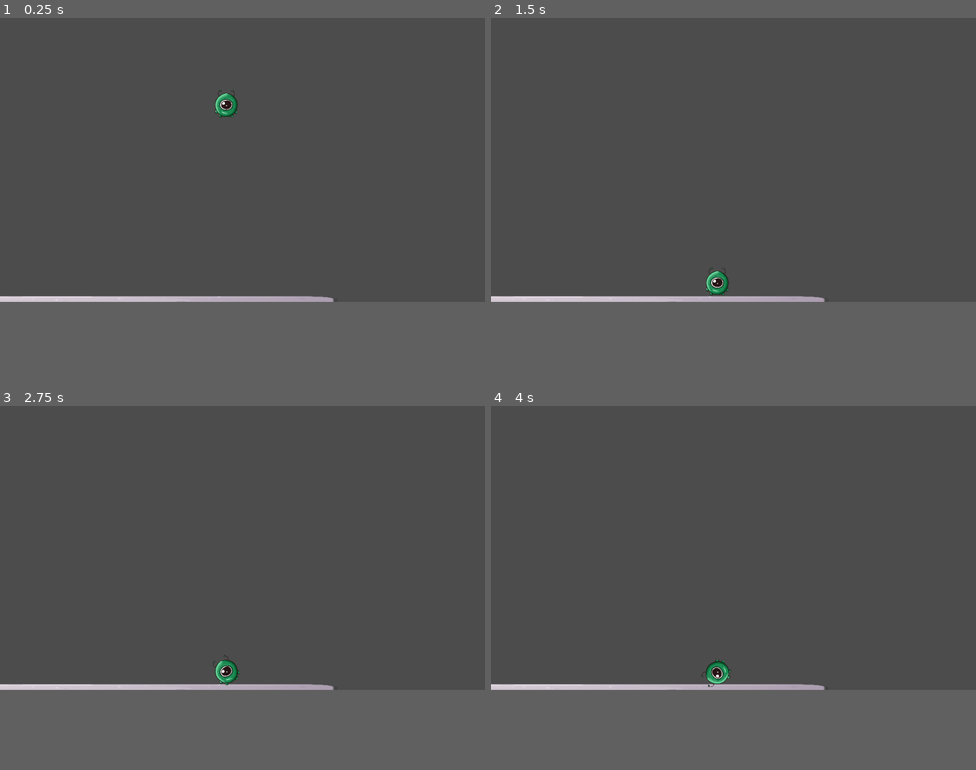
Above: before the commit, frames 1-4 (two rows, left to right).
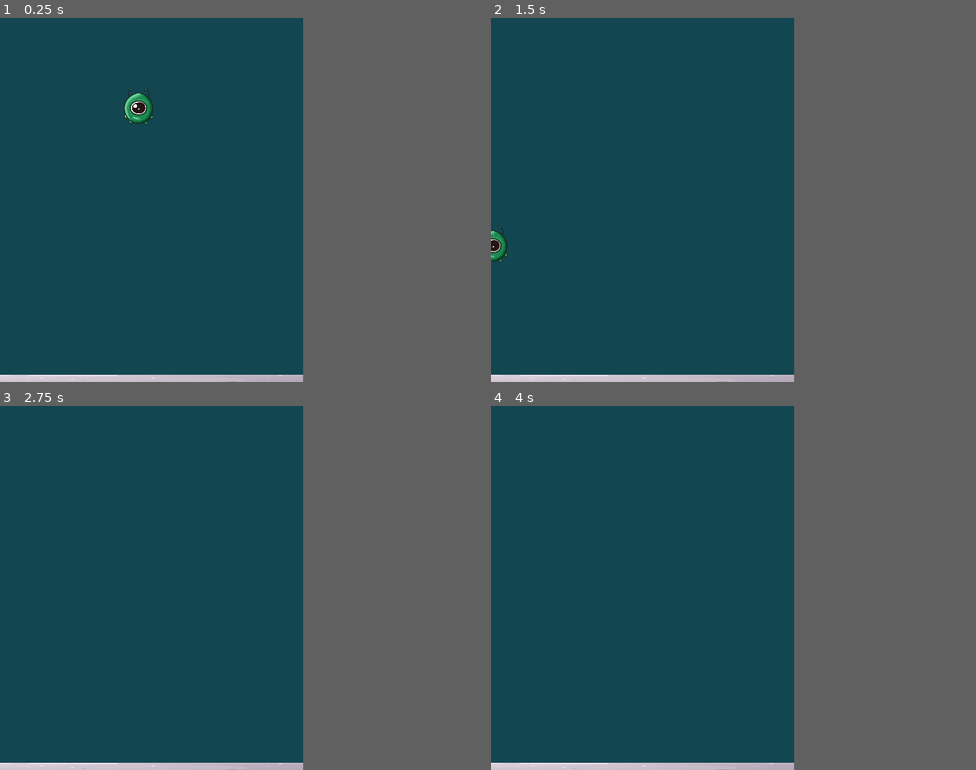
Above: after the commit, the same moments.

Repository: JU-2094/SimpleGame
Game: Godot game, scene res://scenes/Game.tscn
Same seed, same stepped clock (60 frames per second), same inputs: the game is played once before the commit and once after it. The project has no main scene, so this scene is started directly.
Inputs (mouse positions are in pixels of both pictures, inside the frame that each line leads up to):
- Up to frame 1 (0.25 s): no input
- Up to frame 2 (1.5 s): move the mouse to (718, 123) at 0.52 s; click (718, 123) at 0.67 s; move the mouse to (636, 174) at 1.27 s; click (636, 174) at 1.42 s
- Up to frame 3 (2.75 s): tap Enter at 2 s; move the mouse to (291, 486) at 2.02 s; click (291, 486) at 2.17 s
- Up to frame 4 (4 s): move the mouse to (709, 606) at 2.77 s; click (709, 606) at 2.92 s; move the mouse to (879, 591) at 3.52 s; click (879, 591) at 3.67 s
In our replay, the window is 800x468 before the commit and 500x600 after it. These sizes can differ from the game's own. Grey fills any space a smaller window leaves; there, only what the larger window draws over its background counts as a difference.

The runs differ from the first frame. In frame 1, 50% of the frame differs, in the area x 0-69%, y 0-100%; in frame 2, 50%; in frame 3, 50%; in frame 4, 50%.

Commit message:
platform

Diff:
--- a/project.godot
+++ b/project.godot
@@ -18,6 +18,12 @@
 config/name="SimpleGame"
 config/icon="res://icon.png"
 
+[display]
+
+window/size/width=500
+window/size/resizable=false
+
 [rendering]
 
+environment/default_clear_color=Color( 0.0745098, 0.278431, 0.321569, 1 )
 environment/default_environment="res://default_env.tres"
--- a/scenes/Game.tscn
+++ b/scenes/Game.tscn
@@ -6,18 +6,12 @@
 [node name="Node2D" type="Node2D"]
 script = ExtResource( 1 )
 
-[node name="ReferenceRect" type="ReferenceRect" parent="."]
-margin_left = 217.0
-margin_top = -97.0
-margin_right = 633.0
-margin_bottom = 680.0
-
-[node name="Position2D" type="Position2D" parent="ReferenceRect"]
-position = Vector2( 198.728, -1.43198 )
-
-[node name="TouchScreenButton" type="TouchScreenButton" parent="ReferenceRect"]
-position = Vector2( 190.524, 713.297 )
-
 [node name="Platform" parent="." instance=ExtResource( 2 )]
 position = Vector2( 244.625, 605.817 )
 scale = Vector2( 2.33756, 0.197863 )
+collision_layer = 1
+collision_mask = 2
+
+[node name="ParallaxBackground" type="ParallaxBackground" parent="."]
+
+[node name="ParallaxLayer" type="ParallaxLayer" parent="ParallaxBackground"]
--- a/scenes/Monster.tscn
+++ b/scenes/Monster.tscn
@@ -4,10 +4,10 @@
 [ext_resource path="res://assets/PNG/11.png" type="Texture" id=2]
 
 [sub_resource type="CircleShape2D" id=1]
-radius = 26.285
+radius = 65.4952
 
 [node name="Monster" type="RigidBody2D"]
-position = Vector2( 477.55, 172.816 )
+position = Vector2( 228.459, 137.618 )
 input_pickable = true
 gravity_scale = 3.72
 script = ExtResource( 1 )
@@ -16,6 +16,7 @@
 }
 
 [node name="CollisionShape2D" type="CollisionShape2D" parent="."]
+editor/display_folded = true
 position = Vector2( 0.19751, 2.54977 )
 shape = SubResource( 1 )
 
--- a/scenes/Platform.tscn
+++ b/scenes/Platform.tscn
@@ -12,6 +12,7 @@
 [node name="Platform" type="StaticBody2D"]
 position = Vector2( 246.132, 495.781 )
 scale = Vector2( 0.374052, 0.442612 )
+collision_layer = 3
 physics_material_override = SubResource( 1 )
 script = ExtResource( 1 )
 __meta__ = {
--- a/scripts/Game.gd
+++ b/scripts/Game.gd
@@ -10,10 +10,11 @@
 # Called when the node enters the scene tree for the first time.
 func _ready():
 	var temp="bouncy"
-	#$Platform.init_plat(temp)
+	# $Platform.init_plat(temp)
 	var ptype ="normal"
 	monster = load('res://scenes/Monster.tscn').instance()
 	add_child(monster)
+
 	print(monster.name)
 	pass # Replace with function body.
 
